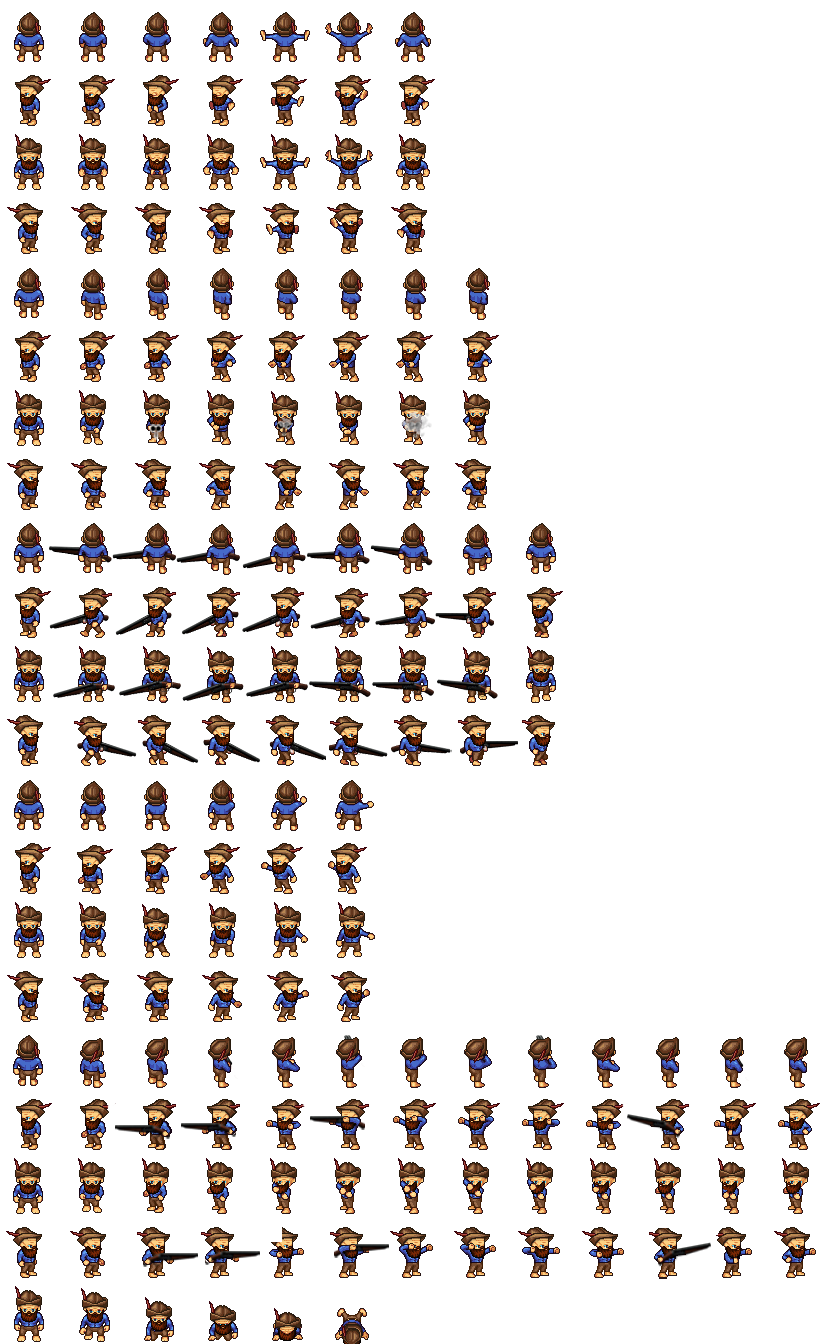
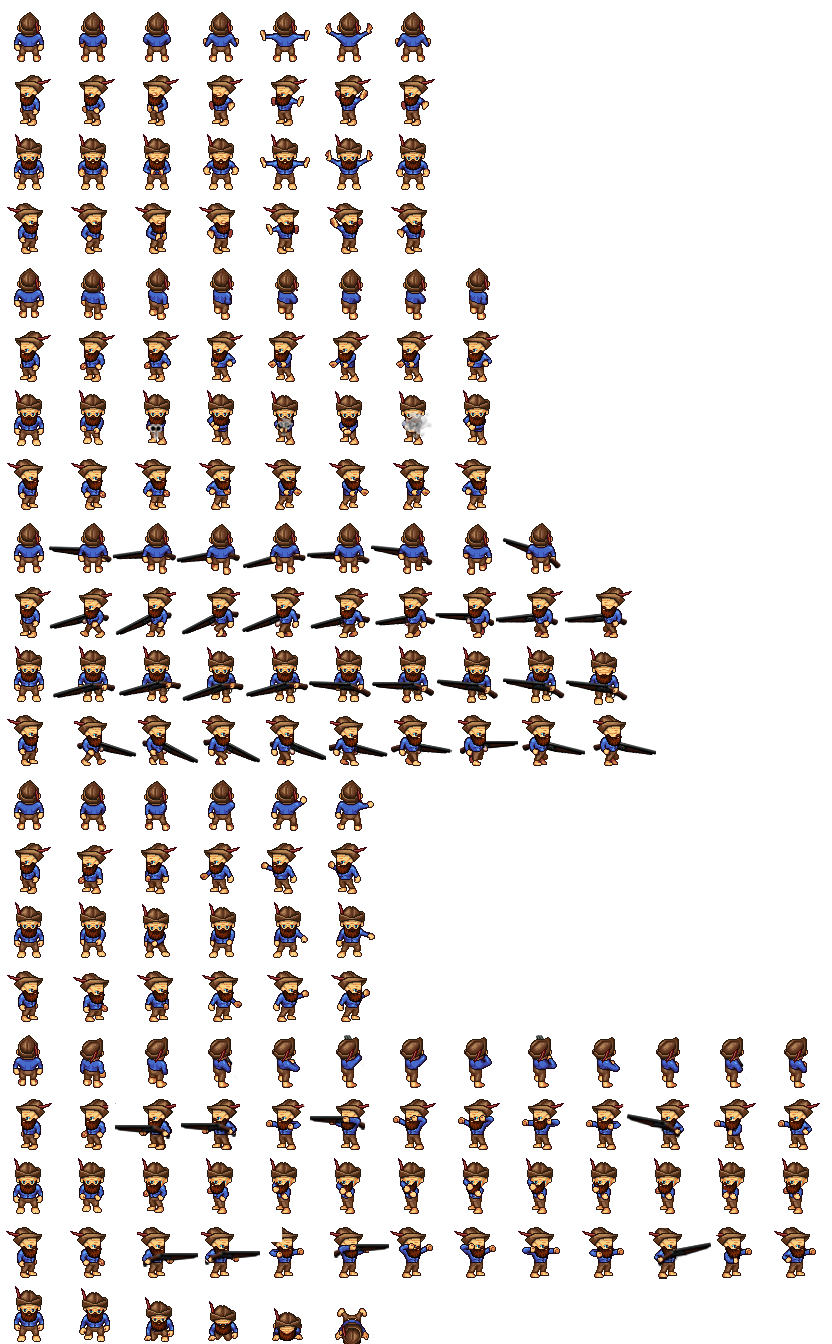
Layered file, before and after one edit (832 x 1344). Changes by layer:
added layer "Слой 10 копия" above "Слой 10" over [609, 732, 617, 736]
added layer "Слой 10" above "Слой 8" over [605, 604, 613, 608]
added layer "Слой 8" above "Слой 7" over [598, 671, 610, 674]
added layer "Слой 7" above "Слой 9" over [565, 648, 628, 705]
added layer "Слой 9" above "Слой 11" over [565, 587, 632, 638]
added layer "Слой 11" above "Shotgun_left копия 11" over [593, 715, 656, 766]
added layer "Shotgun_left копия 11" above "Shotgun_left копия 10" over [49, 290, 789, 1323]
added layer "Shotgun_left копия 10" above "Слой 6" over [502, 678, 565, 699]
painted on "Слой 6" over [549, 557, 556, 563]
